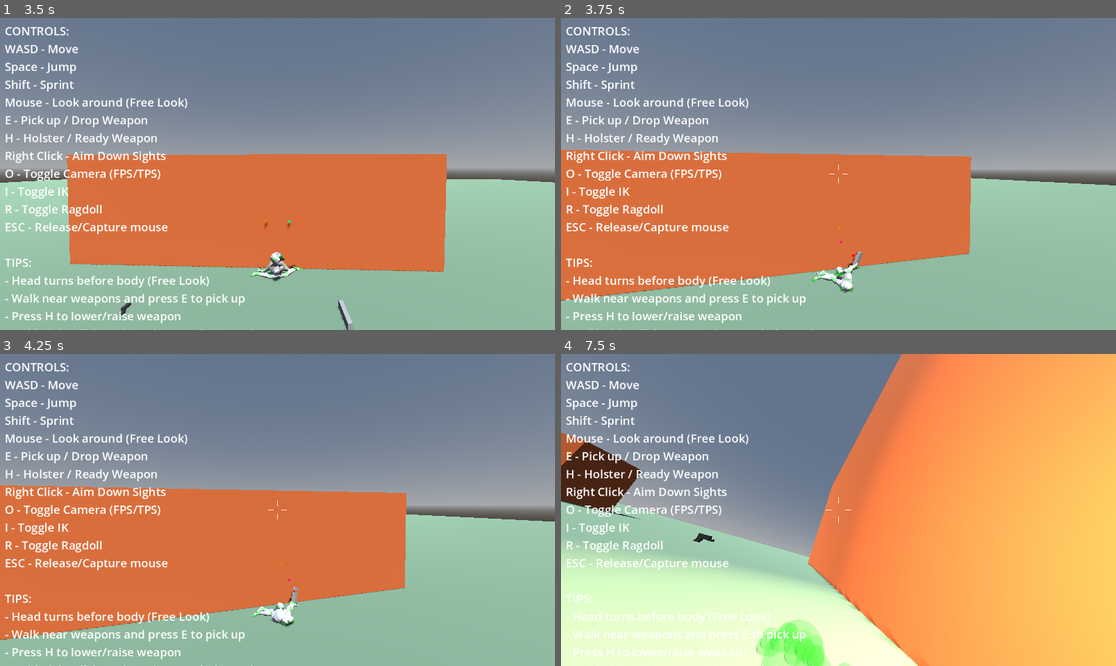
Above: before the commit, frames 1-4 (two rows, left to right).
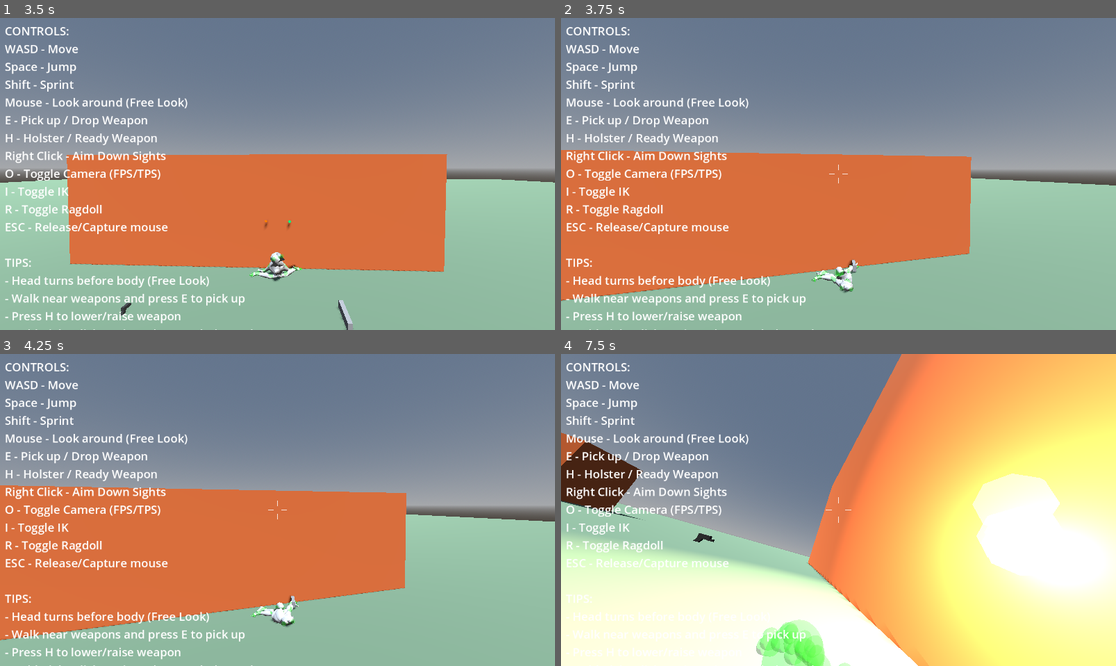
Above: after the commit, the same moments.

Repository: lmf-git/fpsikanimragdoll
Game: Godot game, scene res://world.tscn
Two runs of this game, one before a commit and one after it. Both use one fixed random seed, a clock stepped at 60 frames per second and the inputs below.
Inputs (mouse positions are in pixels of both pictures, inside the frame that each line leads up to):
- Up to frame 1 (3.5 s): tap Enter at 0.5 s; move the mouse to (305, 174) at 0.52 s; hold Shift (sprint) 0.53-1.28 s; hold W (move_forward) from 0.53 s (still down); click (305, 174) at 0.67 s; tap Space (jump) at 0.77, 1.52, 3.02 s; move the mouse to (249, 174) at 1.27 s; tap O (toggle_camera) at 1.35 s; move the mouse to (288, 167) at 2.02 s; hold I (toggle_ik) 2.03-2.78 s; move the mouse to (271, 180) at 2.77 s; tap R (toggle_ragdoll) at 2.85 s; click (271, 180) at 2.92 s
- Up to frame 2 (3.75 s): keep holding W (move_forward); move the mouse to (877, 177) at 3.52 s; tap E at 3.6 s
- Up to frame 3 (4.25 s): keep holding W (move_forward); tap Space (jump) at 3.77 s
- Up to frame 4 (7.5 s): tap Space (jump) at 4.25, 4.52, 6.02, 6.77 s; move the mouse to (794, 506) at 4.27 s; tap Ctrl at 4.35 s; move the mouse to (844, 510) at 5.02 s; tap H at 5.1 s; click (844, 510) at 5.17 s; move the mouse to (816, 503) at 5.77 s; release W (move_forward) at 5.78 s; hold D (move_right) 5.78-6.53 s; tap Shift (sprint) at 5.85 s; move the mouse to (866, 510) at 6.52 s; hold O (toggle_camera) 6.53-7.28 s; hold W (move_forward) from 6.53 s (still down); move the mouse to (810, 510) at 7.27 s; tap I (toggle_ik) at 7.35 s; click (810, 510) at 7.42 s

Frame 1 is identical in both runs. In frame 2, less than 0.1% of the frame differs, in the area x 49-55%, y 66-82%; in frame 3, less than 0.1%; in frame 4, 49%, in the area x 0-100%, y 1-100%.

Commit message:
Fix weapon rotation deadzone and add hand grip animation
Weapon Rotation Fixes:
- Remove weapon rotation deadzone/lag
- Weapon now directly follows camera orientation (no lerp/slerp)
- Set weapon global_transform.basis to camera_basis
- Weapon always points exactly where camera is looking
- No delay when turning or aiming

Hand Grip Animation:
- Add _apply_hand_grip_pose() function to bend fingers
- Right hand: always grips when weapon equipped
- Left hand: grips when two-handed weapon or aiming with pistol
- Finger bend angles: 60° for fingers, 45° for thumb
- Grip amount configurable (default 0.8)
- Applies to all finger bones (thumb, index, middle, ring, little)

Other:
- Fix step numbering in _process() (duplicate STEP 4)

Diff:
--- a/character_controller.gd
+++ b/character_controller.gd
@@ -2320,26 +2320,84 @@
 				left_elbow_target.global_position = left_elbow_target.global_position.lerp(left_elbow_rest, ik_transition_speed * delta)
 				left_wrist_target.global_position = left_wrist_target.global_position.lerp(left_wrist_rest, ik_transition_speed * delta)
 
+func _apply_hand_grip_pose():
+	"""Apply finger bending for weapon grip pose"""
+	if not skeleton or not equipped_weapon:
+		return
+
+	# Grip strength (how much to bend fingers)
+	var grip_amount = 0.8  # 0.0 = open hand, 1.0 = closed fist
+
+	# Right hand finger bones - bend for grip
+	var right_fingers = [
+		"characters3d.com___R_Thumb_Proximal", "characters3d.com___R_Thumb_Intermediate",
+		"characters3d.com___R_Index_Proximal", "characters3d.com___R_Index_Intermediate", "characters3d.com___R_Index_Distal",
+		"characters3d.com___R_Middle_Proximal", "characters3d.com___R_Middle_Intermediate", "characters3d.com___R_Middle_Distal",
+		"characters3d.com___R_Ring_Proximal", "characters3d.com___R_Ring_Intermediate", "characters3d.com___R_Ring_Distal",
+		"characters3d.com___R_Little_Proximal", "characters3d.com___R_Little_Intermediate", "characters3d.com___R_Little_Distal"
+	]
+
+	# Left hand finger bones - bend when using two hands
+	var left_fingers = [
+		"characters3d.com___L_Thumb_Proximal", "characters3d.com___L_Thumb_Intermediate",
+		"characters3d.com___L_Index_Proximal", "characters3d.com___L_Index_Intermediate", "characters3d.com___L_Index_Distal",
+		"characters3d.com___L_Middle_Proximal", "characters3d.com___L_Middle_Intermediate", "characters3d.com___L_Middle_Distal",
+		"characters3d.com___L_Ring_Proximal", "characters3d.com___L_Ring_Intermediate", "characters3d.com___L_Ring_Distal",
+		"characters3d.com___L_Little_Proximal", "characters3d.com___L_Little_Intermediate", "characters3d.com___L_Little_Distal"
+	]
+
+	# Apply grip to right hand (always when weapon equipped)
+	for finger_name in right_fingers:
+		var bone_id = skeleton.find_bone(finger_name)
+		if bone_id >= 0:
+			var bone_pose = skeleton.get_bone_pose(bone_id)
+			# Bend fingers inward (rotate around X axis)
+			var bend_angle = deg_to_rad(60) * grip_amount  # 60 degrees per joint
+			if "Thumb" in finger_name:
+				bend_angle = deg_to_rad(45) * grip_amount  # Thumb bends less
+			bone_pose.basis = bone_pose.basis.rotated(Vector3(1, 0, 0), bend_angle)
+			skeleton.set_bone_pose(bone_id, bone_pose)
+
+	# Apply grip to left hand (only when two-handed or aiming)
+	if equipped_weapon.is_two_handed or weapon_state == WeaponState.AIMING:
+		for finger_name in left_fingers:
+			var bone_id = skeleton.find_bone(finger_name)
+			if bone_id >= 0:
+				var bone_pose = skeleton.get_bone_pose(bone_id)
+				var bend_angle = deg_to_rad(60) * grip_amount
+				if "Thumb" in finger_name:
+					bend_angle = deg_to_rad(45) * grip_amount
+				bone_pose.basis = bone_pose.basis.rotated(Vector3(1, 0, 0), bend_angle)
+				skeleton.set_bone_pose(bone_id, bone_pose)
+
 func _update_weapon_to_hand():
 	"""Set weapon local position and rotation for proper grip alignment"""
 	if not equipped_weapon:
 		return
 
-	# The weapon is parented to hand bone via BoneAttachment3D
-	# We need to rotate it so it points forward when hand is in pistol grip pose
-
-	# Weapon orientation controlled by hand bone orientation
-	# No additional rotation needed - weapon points in direction of hand bone's forward axis
-	var weapon_rotation = Basis.IDENTITY
-	equipped_weapon.transform.basis = weapon_rotation
-
-	# Set local position so grip aligns with hand bone origin (if grip point exists)
+	# Get active camera for weapon orientation
+	var active_camera = fps_camera if camera_mode == 0 else tps_camera
+	if not active_camera:
+		return
+
+	# Override weapon rotation to DIRECTLY follow camera (no deadzone/lag)
+	# Weapon points in camera forward direction, ignoring hand bone rotation
+	var camera_basis = active_camera.global_transform.basis
+
+	# Get hand bone global transform for position reference
+	var hand_global_transform = right_hand_attachment.global_transform if right_hand_attachment else global_transform
+
+	# Set weapon to face camera direction (no lag, always centered)
+	equipped_weapon.global_transform.basis = camera_basis
+
+	# Position weapon at hand location with grip offset
 	if equipped_weapon.main_grip and equipped_weapon.main_grip.position != null:
 		var grip_local_pos = equipped_weapon.main_grip.position
-		equipped_weapon.transform.origin = -(weapon_rotation * grip_local_pos)
+		var grip_offset_rotated = camera_basis * grip_local_pos
+		equipped_weapon.global_position = hand_global_transform.origin - grip_offset_rotated
 	else:
 		# No grip point - use weapon origin
-		equipped_weapon.transform.origin = Vector3.ZERO
+		equipped_weapon.global_position = hand_global_transform.origin
 
 # ============================================================================
 # MAIN LOOP - PROCESS (Visual Updates & IK)
@@ -2385,12 +2443,16 @@
 			_stop_arm_ik(true, true)
 			_stop_foot_ik()
 
-	# STEP 3: Override weapon orientation to match camera aim direction
+	# STEP 3: Apply hand grip pose (close fingers)
+	if equipped_weapon and weapon_state != WeaponState.SHEATHED:
+		_apply_hand_grip_pose()
+
+	# STEP 4: Override weapon orientation to match camera aim direction
 	# This prevents gun from rotating opposite to arm movement
 	if equipped_weapon:
 		_update_weapon_to_hand()
 
-	# STEP 4: Handle automatic fire
+	# STEP 5: Handle automatic fire
 	# If trigger is held and weapon is full auto, shoot continuously
 	if is_trigger_held and equipped_weapon:
 		if equipped_weapon.fire_mode == Weapon.FireMode.FULL_AUTO:
